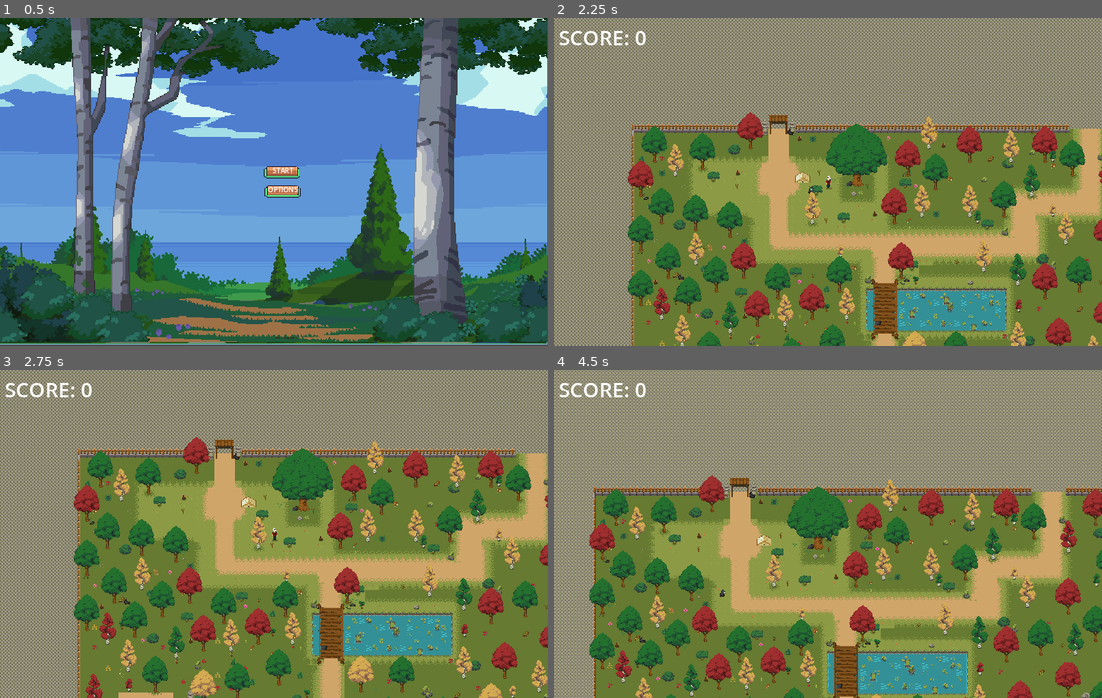
Above: before the commit, frames 1-4 (two rows, left to right).
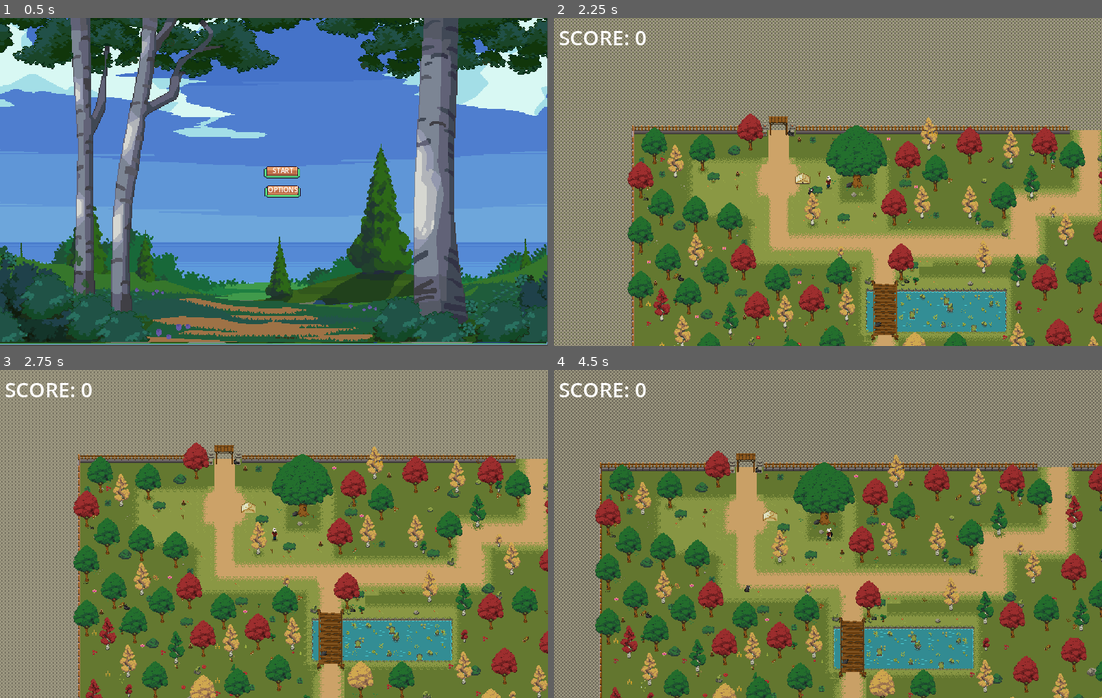
Above: after the commit, the same moments.

Repository: AnaClaraNobre/Forest-Game
Game: Godot game, scene res://init_page.tscn
Same seed, same stepped clock (60 frames per second), same inputs: the game is played once before the commit and once after it.
Inputs (mouse positions are in pixels of both pictures, inside the frame that each line leads up to):
- Up to frame 1 (0.5 s): no input
- Up to frame 2 (2.25 s): click "START" at 0.5 s; move the mouse to (948, 165) at 1.27 s; hold D (move_right) 1.28-2.03 s; hold F (pick_up) 1.28-2.03 s; move the mouse to (718, 198) at 2.02 s; hold S (move_down) from 2.03 s (still down); tap F (pick_up) at 2.1 s
- Up to frame 3 (2.75 s): keep holding S (move_down)
- Up to frame 4 (4.5 s): move the mouse to (882, 461) at 2.77 s; release S (move_down) at 2.78 s; hold D (move_right) 2.78-3.53 s; hold F (pick_up) 2.78-3.53 s; move the mouse to (800, 599) at 3.52 s; hold W (move_up) 3.53-4.28 s; tap F (pick_up) at 3.6 s; move the mouse to (992, 583) at 4.27 s; hold A (move_left) from 4.28 s (still down); hold F (pick_up) from 4.28 s (still down)

Frame 1 is identical in both runs. In frame 2, 40% of the frame differs, in the area x 0-100%, y 0-100%; in frame 3, 50%; in frame 4, 66%.

Commit message:
adding night mode and some things

Diff:
--- a/characters/mia.tscn
+++ b/characters/mia.tscn
@@ -8,6 +8,8 @@
 [ext_resource type="Texture2D" uid="uid://hnnmjwly30b6" path="res://characters/RPGMCharacter_v1.0/_side idle.png" id="2_rnupu"]
 [ext_resource type="Texture2D" uid="uid://bqqaytx5e7mhr" path="res://characters/RPGMCharacter_v1.0/_side walk.png" id="6_aox5p"]
 [ext_resource type="Texture2D" uid="uid://ddsa806heqhcu" path="res://characters/RPGMCharacter_v1.0/_up walk.png" id="8_5pyt8"]
+[ext_resource type="AudioStream" uid="uid://le87f52xfxr6" path="res://sounds/pick_up_music.wav" id="9_eeny8"]
+[ext_resource type="Texture2D" uid="uid://b513pyauh3dn7" path="res://shaders/light.jpg" id="10_re2cp"]
 
 [sub_resource type="AtlasTexture" id="AtlasTexture_1y1c6"]
 atlas = ExtResource("2_5ko2i")
@@ -335,4 +337,10 @@
 
 [node name="Camera2D" type="Camera2D" parent="."]
 
+[node name="pick_up_effect" type="AudioStreamPlayer" parent="."]
+stream = ExtResource("9_eeny8")
+
+[node name="PointLight2D" type="PointLight2D" parent="."]
+texture = ExtResource("10_re2cp")
+
 [connection signal="animation_finished" from="AnimationPlayer" to="." method="_on_animation_player_animation_finished"]
--- a/management/game_level.gd
+++ b/management/game_level.gd
@@ -4,12 +4,16 @@
 var time = Timer
 @export var redclr : Color
 @export var origClr : Color
+@export var origClrbg : Color = Color(1, 1, 1, 1)
+@onready var game_level: Node2D = $"."
+@onready var player_light = $first_level/Mia/PointLight2D
 # Called when the node enters the scene tree for the first time.
 func _ready():
 	label = $Label
 	time = $Timer
 	time.start()
 	OriginClrRet()
+	player_light.visible = false
 # Called every frame. 'delta' is the elapsed time since the previous frame.
 func _process(delta: float) -> void:
 	update_label_text()
@@ -18,7 +22,18 @@
 		label.modulate = redclr
 	else:
 		OriginClrRet()
+
+	var progress = time.time_left / time.wait_time
+	game_level.modulate = Color(progress, progress, progress, 1)
+
+	if progress < 0.5:  # Ajuste o valor conforme necessário
+		player_light.visible = true
+	else:
+		player_light.visible = false
+
 func OriginClrRet():
 	label.modulate = origClr
+	#game_level.modulate = origClrbg
+
 func update_label_text():
 	label.text = str(ceil(time.time_left))
--- a/management/game_level.tscn
+++ b/management/game_level.tscn
@@ -10,6 +10,7 @@
 [ext_resource type="PackedScene" uid="uid://bc5e2kvcxn5dg" path="res://trashs/area_2d.tscn" id="5_y1ieh"]
 [ext_resource type="PackedScene" uid="uid://b280sliciqr0a" path="res://trashs/garb_2.tscn" id="6_bmjyr"]
 [ext_resource type="PackedScene" uid="uid://bfc4y8x3dhd42" path="res://animals/cat.tscn" id="8_mgo3d"]
+[ext_resource type="AudioStream" uid="uid://ffxsgvdm0504" path="res://sounds/bg_music.wav.ogg" id="9_p2wtb"]
 
 [sub_resource type="TileSetAtlasSource" id="TileSetAtlasSource_jns80"]
 texture = ExtResource("4_o5pnn")
@@ -930,15 +931,19 @@
 
 [node name="garb2" parent="first_level/garb" instance=ExtResource("6_bmjyr")]
 position = Vector2(507, 127)
+script = null
 
 [node name="garb3" parent="first_level/garb" instance=ExtResource("6_bmjyr")]
 position = Vector2(639, 105)
+script = null
 
 [node name="garb4" parent="first_level/garb" instance=ExtResource("6_bmjyr")]
 position = Vector2(19, 285)
+script = null
 
 [node name="garb5" parent="first_level/garb" instance=ExtResource("6_bmjyr")]
 position = Vector2(574, 454)
+script = null
 
 [node name="Mia" parent="first_level" instance=ExtResource("2_oogwc")]
 position = Vector2(66, -125)
@@ -961,3 +966,9 @@
 theme_override_font_sizes/font_size = 15
 horizontal_alignment = 1
 vertical_alignment = 1
+
+[node name="AudioStreamPlayer" type="AudioStreamPlayer" parent="."]
+stream = ExtResource("9_p2wtb")
+autoplay = true
+
+[node name="CanvasModulate" type="CanvasModulate" parent="."]
--- a/mia.gd
+++ b/mia.gd
@@ -1,17 +1,11 @@
 extends CharacterBody2D
 class_name Mia
-
 
 @export_category("Variables")
 @export var move_speed: float = 128.0
 @export var garbage_count: int = 0  # Quantidade de lixo coletado
 @export var speed_reduction_per_garbage: float = 10.0  # Redução de velocidade por lixo coletado
-@onready var hud = get_node("../../UI/HUD")
-@export var score := 0:
-			set(value):
-				score = value
-				hud.score = score
-
+@onready var pick_up_effect = $pick_up_effect as AudioStreamPlayer
 
 # Armazena a velocidade original para restaurá-la depois
 var original_move_speed: float = move_speed
@@ -24,13 +18,6 @@
 var _can_pick: bool = true
 var _pick_Up_animation_name: String = ""
 @export var pick_up_name: String = ""
-
-func _ready() -> void:
-	score = 0
-	if hud == null:
-		print("HUD não encontrado! Verifique o caminho.")
-	else:
-		print("HUD encontrado: ", hud)
 
 func _process(delta: float) -> void:
 	pass
@@ -57,9 +44,11 @@
 		_can_pick = true
 		set_physics_process(true)
 		animation.play("side_idle")
+		pick_up_effect.play()
+		garbage_count += 1
+		move_speed = max(0, move_speed - speed_reduction_per_garbage)
 
 func _clearGarbage() -> void:
-	score += garbage_count
 	garbage_count = 0
 	move_speed = original_move_speed
 
--- a/trashs/garb1.gd
+++ b/trashs/garb1.gd
@@ -14,6 +14,4 @@
 
 func _on_body_entered(body: Mia) -> void:
 	if body.hasGarb:
-		body.garbage_count += 1
-		body.move_speed = max(0, body.move_speed - body.speed_reduction_per_garbage)
 		queue_free()
Not shown: 1 places in characters/mia.tscn that only renumber resources
Not shown: 1 places in management/game_level.tscn that only renumber resources
Binary file added: shaders/light.jpg
Not shown, added: shaders/light.jpg.import
Not shown, added: sounds/762481__dibko__20230617-03-ptuj-birds-frogs-and-surroundings.wav.import
Not shown, added: sounds/bg_music.ogg.import
Not shown, added: sounds/bg_music.wav.ogg.import
Not shown, added: sounds/pick_up_music.wav.import
Not shown, added: sounds/762481__dibko__20230617-03-ptuj-birds-frogs-and-surroundings.wav
Not shown, added: sounds/bg_music.wav.ogg
Not shown, added: sounds/pick_up_music.wav
